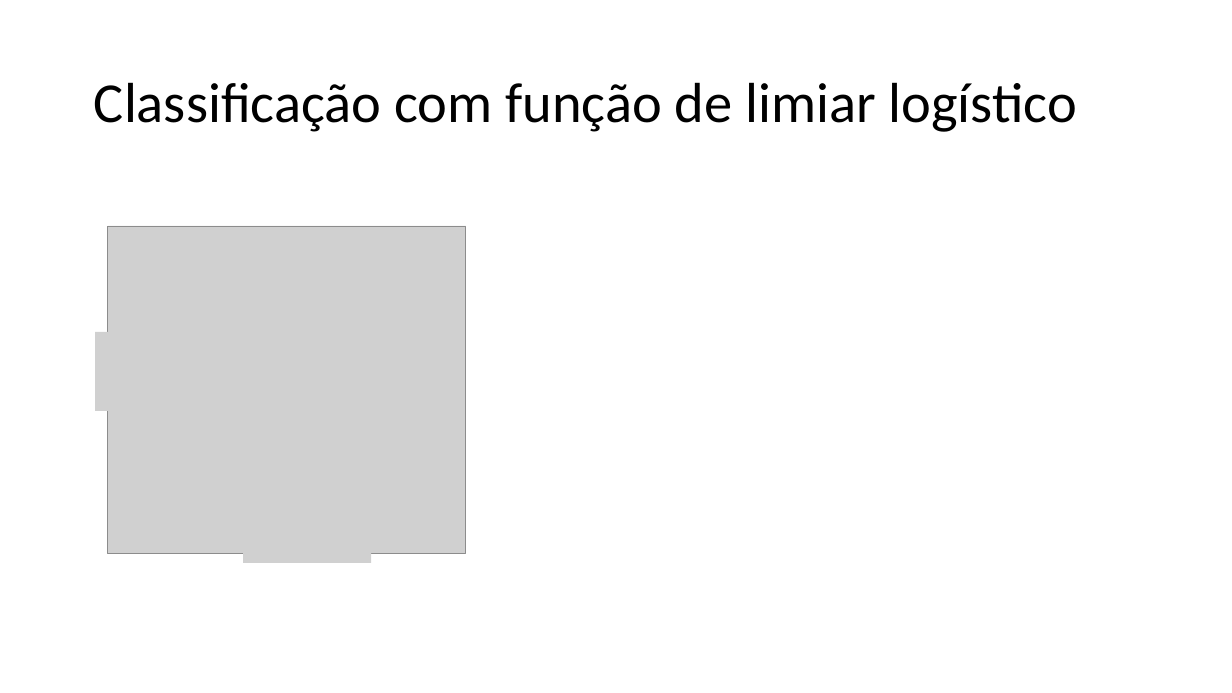
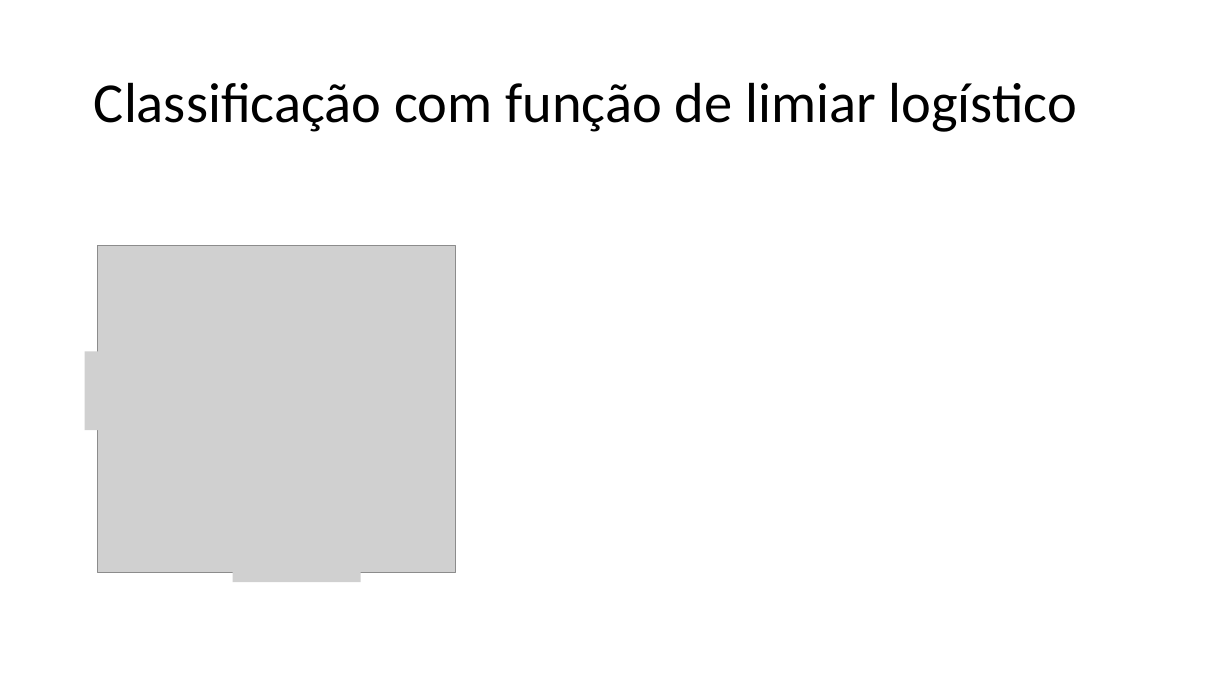
Before and after one commit to zz4fap/t320_aprendizado_de_maquina, a slide deck: slide 6 of slides/T320_Classificação (Parte III).pptx. Drawn at 1232x693 pixels with LibreOffice and Linux fonts; fonts in the diff are those of the drawing; grey boxes stand for pictures. Boxes give left, top, right and bottom in pixels: in the first picture for what was removed or moved away, otherwise in the second. Text is boxed around its words. In the diff, an @@ line names an element or a change of style, - is before the commit and + after.

```diff
--- a/slides/T320_Classificação (Parte III).pptx
+++ b/slides/T320_Classificação (Parte III).pptx
@@ 3 pictures: place and size @@
-3 pictures at box(95, 226, 467, 564)
+3 pictures at box(85, 245, 456, 582)
```
Also in this commit, not shown: 2 other slides changed, 1 other file.
